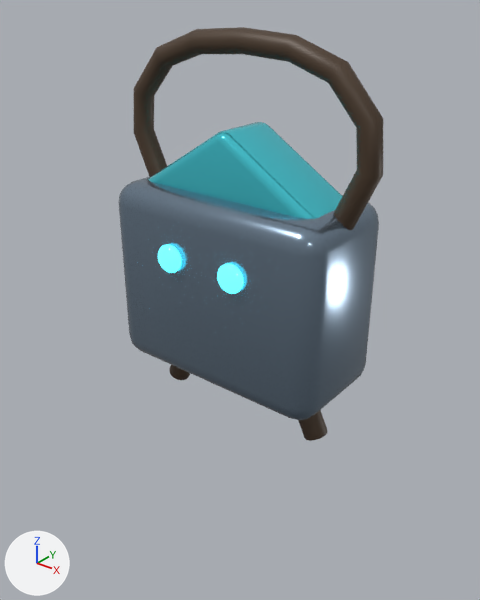
One commit to the glTF model public/models/enemies/mimic_v7.glb: the scene before it, then after it.
The view is the same before and after, from a 50 mm lens placed at (2.45, -3.1, 1.67), pointed at (0.02, -0.06, -0.22). Every picture has the same lights, and +X, +Y and +Z are marked at lower left. The picture after the commit comes second. Where no turn or scale is listed for an object, it has been applied to the vertices. Vertices at exactly the same position are counted once.

The scene before the commit, as lines of its bpy script (objects in view):
```python
ob_eye_emissive_001 = bpy.data.objects.new('EYE_EMISSIVE.001', me_sphere_480)
ob_eye_emissive_001.location = (0.24, -0.42, 0.12)
ob_satchel_body_primary = bpy.data.objects.new('SATCHEL_BODY_PRIMARY', me_cube_194)
ob_satchel_body_primary.location = (0.0, 0.0, -0.12)
ob_satchel_flap_accent = bpy.data.objects.new('SATCHEL_FLAP_ACCENT', me_satchel_flap)
ob_satchel_flap_accent.location = (0.0, 0.0, 0.0)
ob_satchel_leg_secondary = bpy.data.objects.new('SATCHEL_LEG_SECONDARY', me_cylinder_499)
ob_satchel_leg_secondary.location = (-0.51, 0.0, -0.815)
ob_satchel_leg_secondary_001 = bpy.data.objects.new('SATCHEL_LEG_SECONDARY.001', me_cylinder_500)
ob_satchel_leg_secondary_001.location = (0.51, 0.0, -0.815)
ob_satchel_strap_secondary = bpy.data.objects.new('SATCHEL_STRAP_SECONDARY', me_satchel_strap)
ob_satchel_strap_secondary.location = (0.0, 0.0, 0.0)
```
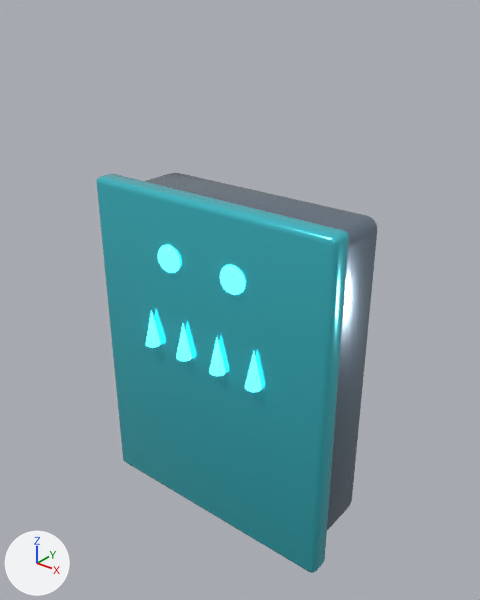
The newer file is also turned or shifted as a whole; pictures and numbers use the older file's frame.

Pixel boxes [x1, y1, x2, y2] of what changed, in the pictures (480 x 600 px):
'BOOK_COVER_ACCENT', added (cyan): after [97, 174, 349, 573]
'SATCHEL_BODY_PRIMARY', deleted: before [119, 176, 379, 420]
'SATCHEL_STRAP_SECONDARY', deleted (brown): before [134, 27, 383, 230]
'BOOK_BODY_PRIMARY', added: after [145, 173, 377, 530]
'SATCHEL_FLAP_ACCENT', deleted (cyan): before [148, 122, 342, 219]
'EYE_EMISSIVE.001', moved: before [217, 263, 244, 294]; after [220, 265, 245, 294]
'SATCHEL_LEG_SECONDARY.001', deleted (brown): before [298, 410, 327, 441]
'BOOK_TOOTH_EMISSIVE.003', added (cyan): after [245, 352, 262, 392]
'BOOK_TOOTH_EMISSIVE.002', added: after [209, 337, 226, 376]
'BOOK_TOOTH_EMISSIVE.001', added: after [176, 324, 192, 361]
'BOOK_TOOTH_EMISSIVE', added: after [146, 310, 161, 348]
'SATCHEL_LEG_SECONDARY', deleted: before [169, 365, 190, 380]

What changed in the scene script:
```text
Change me_sphere_480:
    used by ob_eye_emissive_001; location = (0.24, -0.42, 0.12)
    remove me_sphere_480.from_pydata(...)  # 266 vertices, 528 faces; spans x -0.09..0.09, y -0.05..0.05, z -0.09..0.09
    add me_sphere_480.from_pydata(...)  # 266 vertices, 528 faces; spans x -0.07..0.11, y -0.05..0.05, z -0.09..0.09
    me_sphere_480 part 1: the whole mesh is moved by (0.02, 0.0, 0.0)
Add me_cone_274:
    me_cone_274.from_pydata(...)  # 49 vertices, 94 faces; spans x -0.053..0.053, y -0.053..0.053, z -0.13..0.13
    me_cone_274.materials.append(mat_deep_emissive)  # cyan #307c8b, glowing cyan #50edff
Add me_cube_164:
    me_cube_164.from_pydata(...)  # 152 vertices, 300 faces; spans x -0.9..0.9, y -0.08..0.08, z -1.15..1.15
    me_cube_164.materials.append(mat_deep_accent)  # cyan #50ddeb
Add me_cube_163:
    me_cube_163.from_pydata(...)  # 152 vertices, 300 faces; spans x -0.82..0.82, y -0.28..0.28, z -1.08..1.08
    me_cube_163.materials.append(mat_deep_primary)  # greyish blue #8497aa
Remove ob_satchel_body_primary:
    ob_satchel_body_primary = bpy.data.objects.new('SATCHEL_BODY_PRIMARY', me_cube_194)
    ob_satchel_body_primary.location = (0.0, 0.0, -0.12)
Remove ob_satchel_flap_accent:
    ob_satchel_flap_accent = bpy.data.objects.new('SATCHEL_FLAP_ACCENT', me_satchel_flap)
    ob_satchel_flap_accent.location = (0.0, 0.0, 0.0)
Remove ob_satchel_strap_secondary:
    ob_satchel_strap_secondary = bpy.data.objects.new('SATCHEL_STRAP_SECONDARY', me_satchel_strap)
    ob_satchel_strap_secondary.location = (0.0, 0.0, 0.0)
Remove ob_satchel_leg_secondary:
    ob_satchel_leg_secondary = bpy.data.objects.new('SATCHEL_LEG_SECONDARY', me_cylinder_499)
    ob_satchel_leg_secondary.location = (-0.51, 0.0, -0.815)
Remove ob_satchel_leg_secondary_001:
    ob_satchel_leg_secondary_001 = bpy.data.objects.new('SATCHEL_LEG_SECONDARY.001', me_cylinder_500)
    ob_satchel_leg_secondary_001.location = (0.51, 0.0, -0.815)
Add ob_book_tooth_emissive_003:
    ob_book_tooth_emissive_003 = bpy.data.objects.new('BOOK_TOOTH_EMISSIVE.003', me_cone_274)
    ob_book_tooth_emissive_003.location = (0.43, -0.44, -0.4)
Add ob_book_tooth_emissive_002:
    ob_book_tooth_emissive_002 = bpy.data.objects.new('BOOK_TOOTH_EMISSIVE.002', me_cone_274.copy())
    ob_book_tooth_emissive_002.location = (0.15, -0.44, -0.4)
Add ob_book_tooth_emissive_001:
    ob_book_tooth_emissive_001 = bpy.data.objects.new('BOOK_TOOTH_EMISSIVE.001', me_cone_274.copy())
    ob_book_tooth_emissive_001.location = (-0.13, -0.44, -0.4)
Add ob_book_tooth_emissive:
    ob_book_tooth_emissive = bpy.data.objects.new('BOOK_TOOTH_EMISSIVE', me_cone_274.copy())
    ob_book_tooth_emissive.location = (-0.41, -0.44, -0.4)
Add ob_book_cover_accent:
    ob_book_cover_accent = bpy.data.objects.new('BOOK_COVER_ACCENT', me_cube_164)
    ob_book_cover_accent.location = (0.01, -0.34, -0.63)
Add ob_book_body_primary:
    ob_book_body_primary = bpy.data.objects.new('BOOK_BODY_PRIMARY', me_cube_163)
    ob_book_body_primary.location = (0.01, -0.04, -0.63)
```
